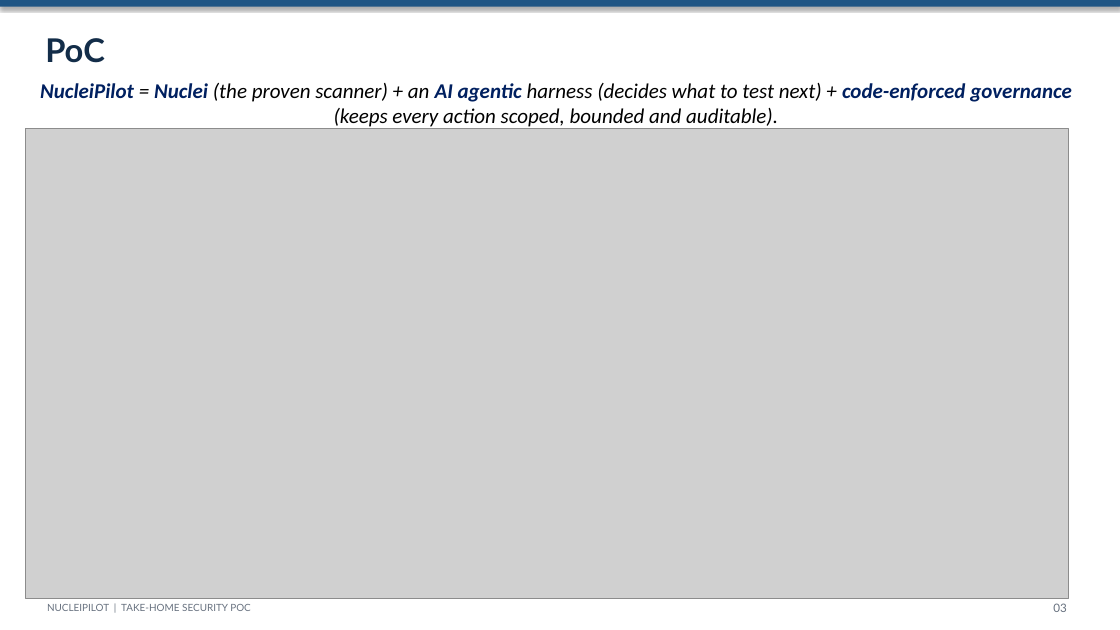
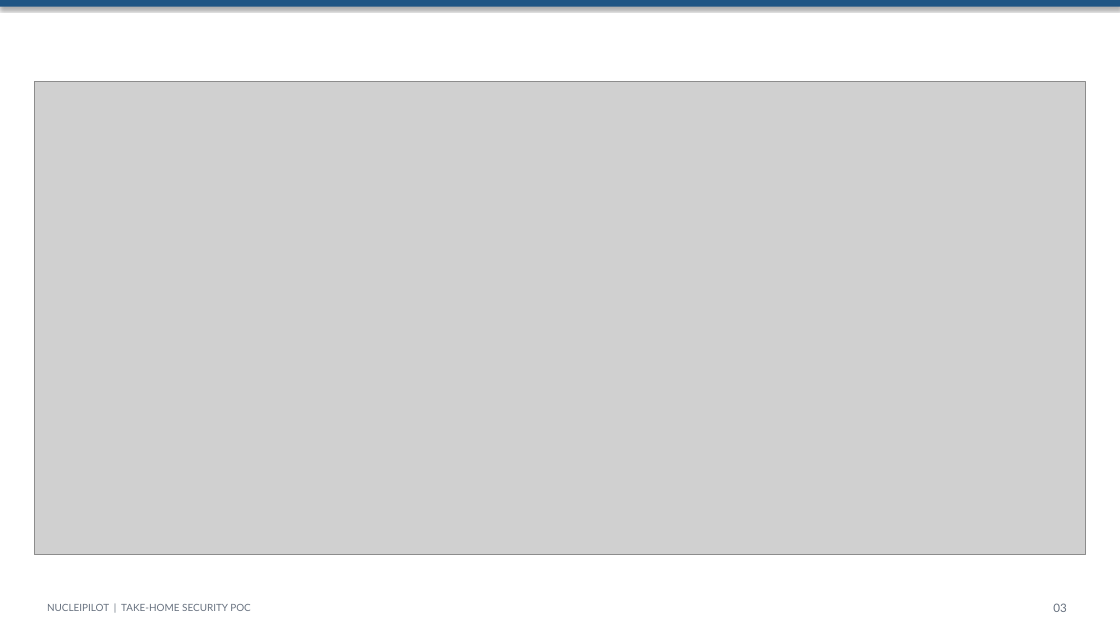
Before and after one commit to Acharya320/NucleiPilot, a slide deck: slide 3 of presentation/NucleiPilot_Executive_Deck.pptx. Drawn at 1120x630 pixels with LibreOffice and Linux fonts; fonts in the diff are those of the drawing; grey boxes stand for pictures. Boxes give left, top, right and bottom in pixels: in the first picture for what was removed or moved away, otherwise in the second. Text is boxed around its words. In the diff, an @@ line names an element or a change of style, - is before the commit and + after.

```diff
--- a/presentation/NucleiPilot_Executive_Deck.pptx
+++ b/presentation/NucleiPilot_Executive_Deck.pptx
@@ text removed at (45,38,105,63) @@
-PoC
@@ picture: place and size @@
-picture at (25,129,1069,598)
+picture at (34,82,1086,555)
@@ text removed at (40,83,1072,130) @@
-NucleiPilot = Nuclei (the proven scanner) + an AI agentic harness (decides what to test next) + code-enforced governance (keeps every action scoped, bounded and auditable).
```
Also in this commit, not shown: 3 other slides changed, 1 slide added, 1 slide removed.
